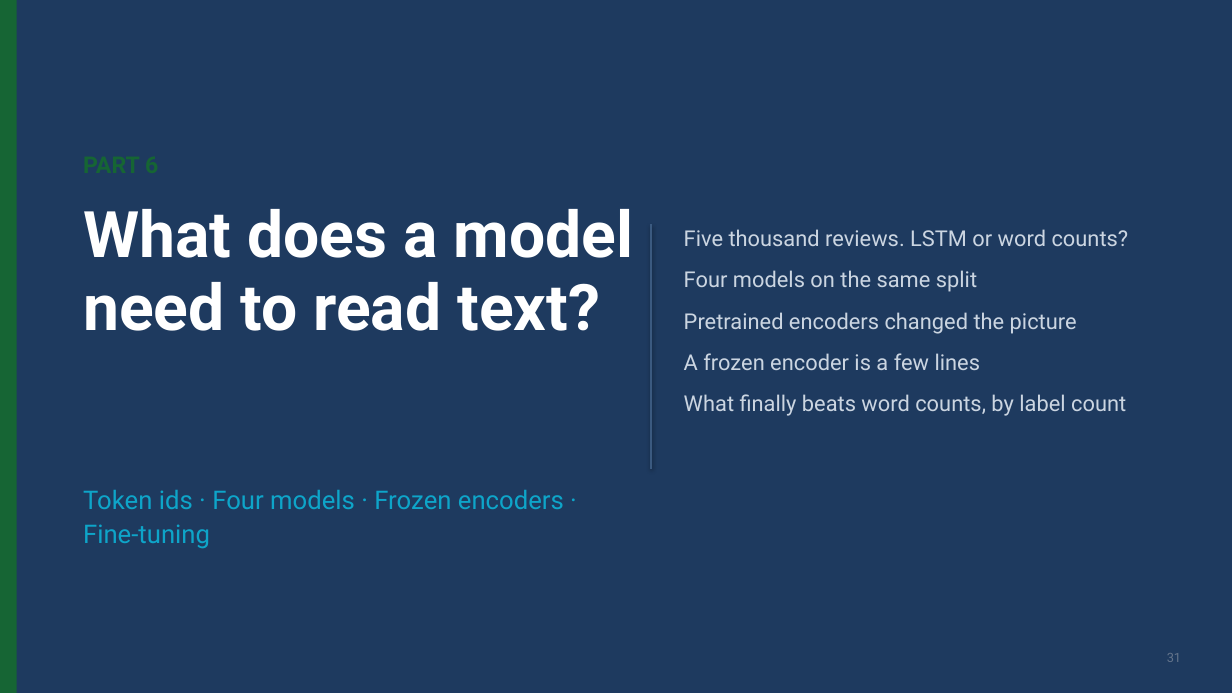
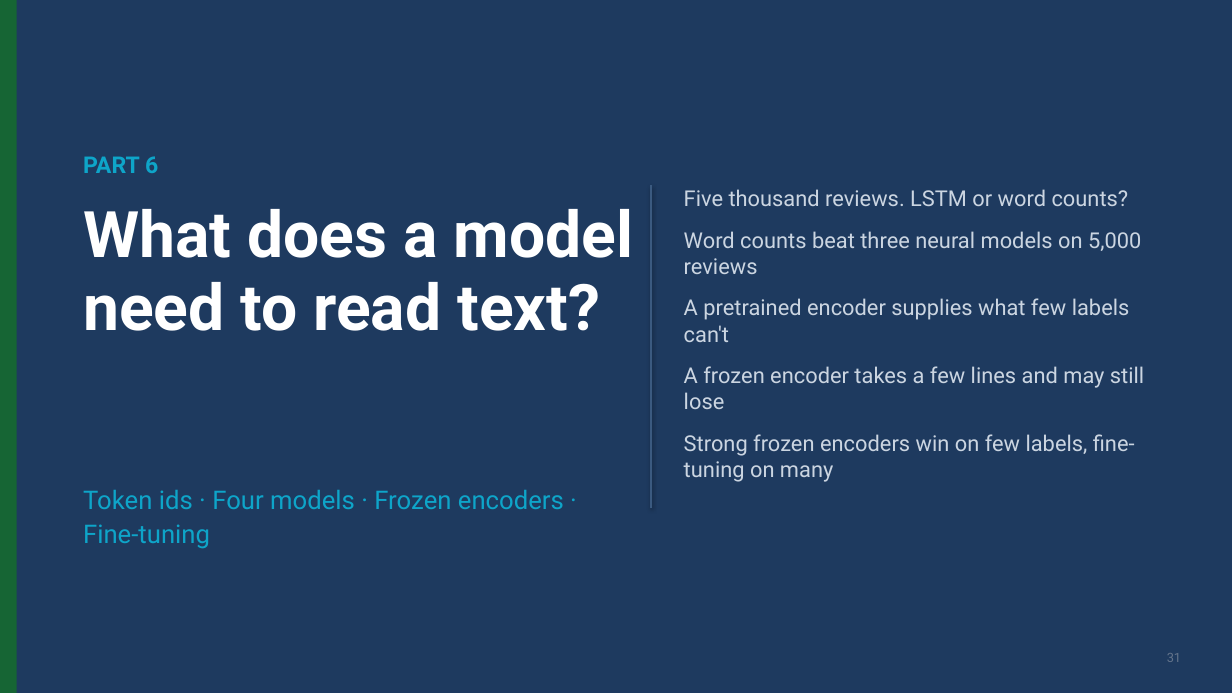
Before and after one commit to ramseywise/learn-ai-engineering, a slide deck: slide 31 of data-science/02-deep-learning/slides/deep-learning.pptx. Drawn at 1232x693 pixels with LibreOffice and Linux fonts; fonts in the diff are those of the drawing. Boxes give left, top, right and bottom in pixels: in the first picture for what was removed or moved away, otherwise in the second. Text is boxed around its words. In the diff, an @@ line names an element or a change of style, - is before the commit and + after.

Commit message:
Refactor NLP and Time Series slides with updated content and improved clarity
- Updated slide content in NLP deck to enhance understanding of preprocessing impacts, model evaluation, and feature selection.
- Revised titles and added recall questions for better engagement and retention.
- Enhanced the Time Series and Recommenders deck with new case studies and clarified explanations of segment forecasting.
- Improved the build_deck script to accommodate new color accents for better visual distinction in presentations.
- Updated PDF and PPTX files for both NLP and Time Series slides to reflect the latest changes.

```diff
--- a/data-science/02-deep-learning/slides/deep-learning.pptx
+++ b/data-science/02-deep-learning/slides/deep-learning.pptx
@@ text added at box(83, 156, 158, 173), 18 pt, text #0EA5C9, bold @@
+PART 6
@@ line moved from (652, 225) - (652, 469) to (652, 185) - (652, 508) @@
@@ text "Five thousand reviews. LSTM or ...": place and size @@
-text "Five thousand reviews. LSTM or ..." at box(684, 229, 1129, 416)
+text "Five thousand reviews. LSTM or ..." at box(684, 189, 1144, 482)
@@ text at box(684, 231, 1144, 482): text changed @@
-Four models on the same split
-Pretrained encoders changed the picture
-A frozen encoder is a few lines
-What finally beats word counts, by label count
+Word counts beat three neural models on 5,000 reviews
+A pretrained encoder supplies what few labels can't
+A frozen encoder takes a few lines and may still lose
+Strong frozen encoders win on few labels, fine-tuning on many
```
Also in this commit, not shown: 24 other slides changed, 18 other files.
